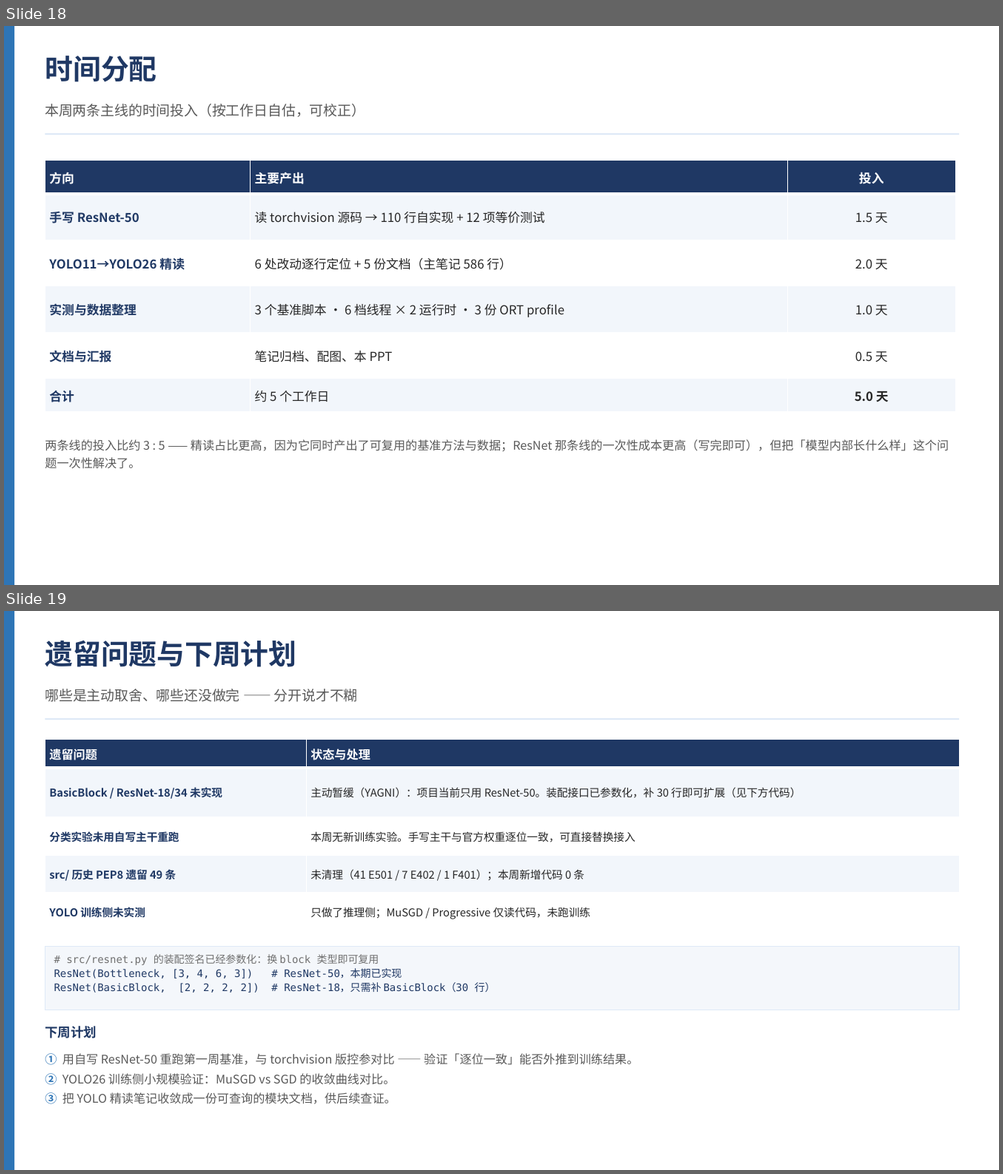
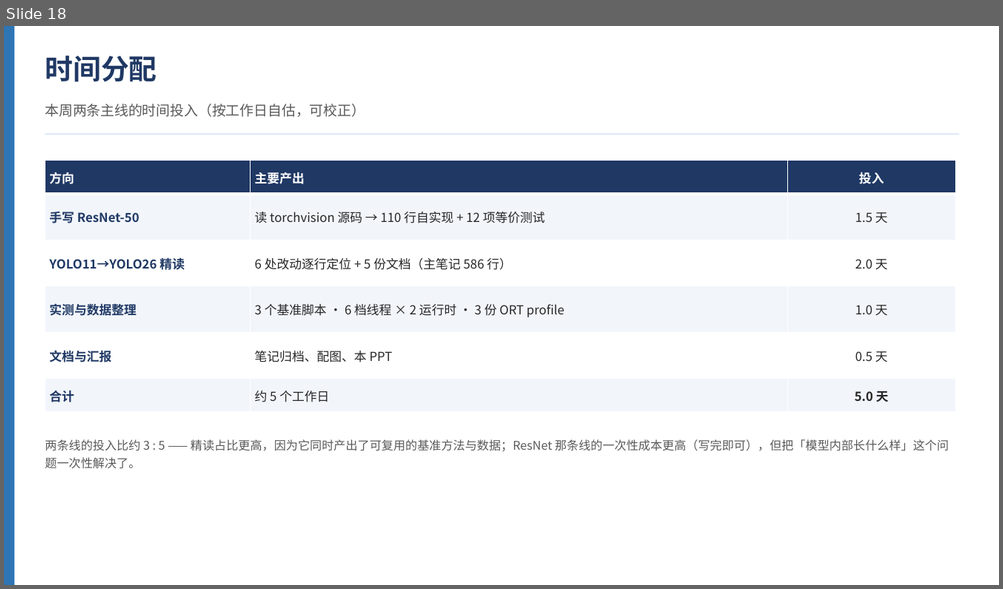
Before and after one commit to adddd392/study0, a slide deck: docs/第三周汇报.pptx. Shown one above the other, each under a label of ours: slides 18 and 19 before the commit, slide 18 after it. The pictures are 1003x1174 and 1003x589 pixels, drawn with LibreOffice and Linux fonts; fonts in the diff are those of the drawing. Boxes give left, top, right and bottom in pixels: in the first picture for what was removed or moved away, otherwise in the second. Text is boxed around its words. In the diff, an @@ line names an element or a change of style, - is before the commit and + after.

Commit message:
docs(report): 按评审意见修订第三周汇报
- P2 更名「本周兑现」，去掉上周计划列与达成列，改为方向 / 本周产出 /
  关键证据三列，只讲产出
- Part 1 重排为「怎么写 → 怎么验收 → 验收为什么分层」：P4 增补初始化
  为第三步，P5 改成验收口吻，P6 标题改为「验收为什么必须分层」
- P19 遗留问题收敛为两条：分割头算法未学习阅读、没有实际训练跑实验；
  去掉 BasicBlock、分类实验、PEP8 三项与扩展点代码块
- 下周计划改为：学习分割、目标检测实验、基准延伸到训练侧
- 同步修订讲稿的时间表、P2/P4/P6/P19 口播与预设问答

```diff
--- a/docs/第三周汇报.pptx
+++ b/docs/第三周汇报.pptx
@@ slide 19 removed at (4, 611, 999, 1170), background #FFFFFF @@
@@ rectangle removed at (4, 611, 14, 1170) @@
@@ text removed at (45, 640, 296, 667) @@
-遗留问题与下周计划
@@ text removed at (45, 689, 358, 702) @@
-哪些是主动取舍、哪些还没做完 —— 分开说才不糊
@@ rectangle removed at (45, 718, 959, 720) @@
@@ table removed at (45, 739, 959, 931), 5 rows, 2 columns @@
-遗留问题 | 状态与处理
-BasicBlock / ResNet-18/34 未实现 | 主动暂缓（YAGNI）：项目当前只用 ResNet-50。装配接口已参数化，补 30 行即可扩展（见下方代码）
-分类实验未用自写主干重跑 | 本周无新训练实验。手写主干与官方权重逐位一致，可直接替换接入
-src/ 历史 PEP8 遗留 49 条 | 未清理（41 E501 / 7 E402 / 1 F401）；本周新增代码 0 条
-YOLO 训练侧未实测 | 只做了推理侧；MuSGD / Progressive 仅读代码，未跑训练
@@ rectangle removed at (45, 947, 959, 1010) @@
-# src/resnet.py 的装配签名已经参数化：换 block 类型即可复用
-ResNet(Bottleneck, [3, 4, 6, 3]) # ResNet-50，本期已实现
-ResNet(BasicBlock, [2, 2, 2, 2]) # ResNet-18，只需补 BasicBlock（30 行）
@@ text removed at (45, 1026, 96, 1039) @@
-下周计划
@@ text removed at (45, 1054, 638, 1105) @@
-① 用自写 ResNet-50 重跑第一周基准，与 torchvision 版控参对比 —— 验证「逐位一致」能否外推到训练结果。
-② YOLO26 训练侧小规模验证：MuSGD vs SGD 的收敛曲线对比。
-③ 把 YOLO 精读笔记收敛成一份可查询的模块文档，供后续查证。
```
Also in this commit, not shown: 4 slides changed, 1 slide added, 1 other file.
